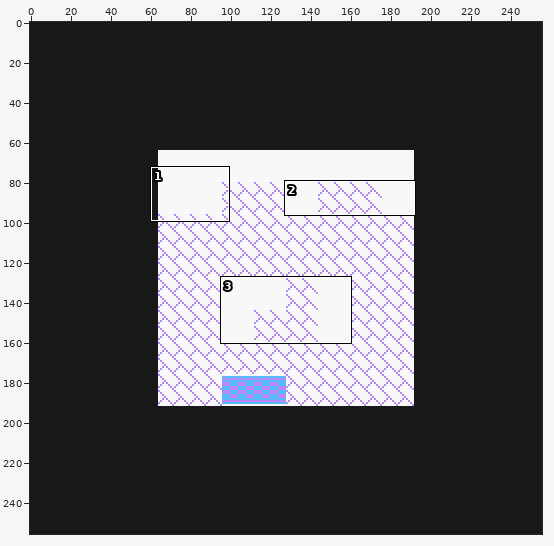
File history of a sprite sheet, res/textures/in_players_home_bot_groundLayer.png. Above: a wide view before the commit, with the close-up outlined.
Close-up. Before the commit:
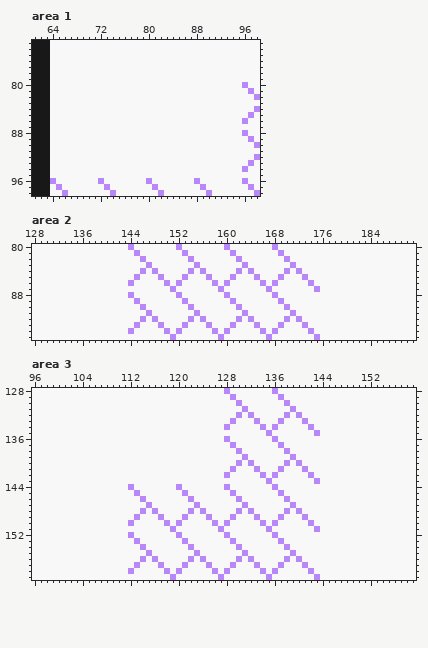
The file is 256x256 pixels. Shown: area 1: x 61..98, y 73..98; area 2: x 128..191, y 80..95; area 3: x 96..159, y 128..159.
Once edited:
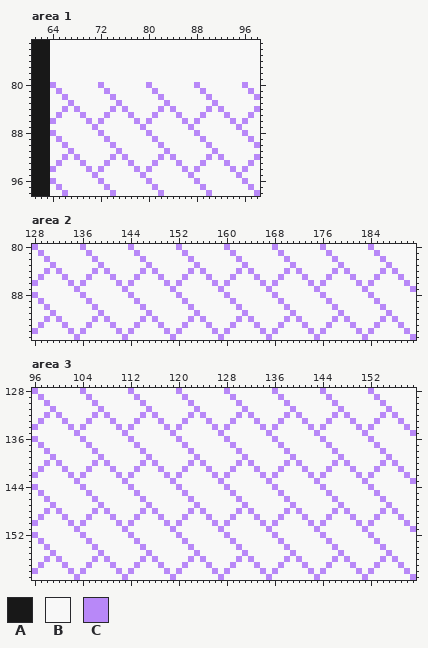
Palette (. is transparent): A #181818  B #f8f8f8  C #b888f8
Commit message: Created rival's home and started oak's lab
The exact change:
Changed rows in their new state; - is an unchanged pixel.
Area 1:
first column x 64:
80 C-------C-------C-------C-------
81 -C-------C-------C-------C------
82 --C-------C-------C-------C-----
83 ---C-------C-------C-------C----
84 --C-C-----C-C-----C-C-----C-C---
85 -C---C---C---C---C---C---C---C--
86 C-----C-C-----C-C-----C-C-----C-
87 -------C-------C-------C-------C
88 C-------C-------C-------C-------
89 -C-------C-------C-------C------
90 --C-------C-------C-------C-----
91 ---C-------C-------C-------C----
92 --C-C-----C-C-----C-C-----C-C---
93 -C---C---C---C---C---C---C---C--
94 C-----C-C-----C-C-----C-C-----C-
95 -------C-------C-------C-------C
Area 2:
first column x 128:
80 C-------C---------------------------------------C-------C-------
81 -C-------C---------------------------------------C-------C------
82 --C-------C---------------------------------------C-------C-----
83 ---C-------C---------------------------------------C-------C----
84 --C-C-----C-C-------------------------------------C-C-----C-C---
85 -C---C---C---C-----------------------------------C---C---C---C--
86 C-----C-C-----C---------------------------------C-----C-C-----C-
87 -------C-------C---------------------------------------C-------C
88 C-------C---------------------------------------C-------C-------
89 -C-------C---------------------------------------C-------C------
90 --C-------C---------------------------------------C-------C-----
91 ---C-------C---------------------------------------C-------C----
92 --C-C-----C-C-------------------------------------C-C-----C-C---
93 -C---C---C---C-----------------------------------C---C---C---C--
94 C-----C-C-----C---------------------------------C-----C-C-----C-
95 -------C-------C---------------------------------------C-------C
Area 3:
first column x 96:
128 C-------C-------C-------C-----------------------C-------C-------
129 -C-------C-------C-------C-----------------------C-------C------
130 --C-------C-------C-------C-----------------------C-------C-----
131 ---C-------C-------C-------C-----------------------C-------C----
132 --C-C-----C-C-----C-C-----C-C---------------------C-C-----C-C---
133 -C---C---C---C---C---C---C---C-------------------C---C---C---C--
134 C-----C-C-----C-C-----C-C-----C-----------------C-----C-C-----C-
135 -------C-------C-------C-------C-----------------------C-------C
136 C-------C-------C-------C-----------------------C-------C-------
137 -C-------C-------C-------C-----------------------C-------C------
138 --C-------C-------C-------C-----------------------C-------C-----
139 ---C-------C-------C-------C-----------------------C-------C----
140 --C-C-----C-C-----C-C-----C-C---------------------C-C-----C-C---
141 -C---C---C---C---C---C---C---C-------------------C---C---C---C--
142 C-----C-C-----C-C-----C-C-----C-----------------C-----C-C-----C-
143 -------C-------C-------C-------C-----------------------C-------C
144 C-------C---------------------------------------C-------C-------
145 -C-------C---------------------------------------C-------C------
146 --C-------C---------------------------------------C-------C-----
147 ---C-------C---------------------------------------C-------C----
148 --C-C-----C-C-------------------------------------C-C-----C-C---
149 -C---C---C---C-----------------------------------C---C---C---C--
150 C-----C-C-----C---------------------------------C-----C-C-----C-
151 -------C-------C---------------------------------------C-------C
152 C-------C---------------------------------------C-------C-------
153 -C-------C---------------------------------------C-------C------
154 --C-------C---------------------------------------C-------C-----
155 ---C-------C---------------------------------------C-------C----
156 --C-C-----C-C-------------------------------------C-C-----C-C---
157 -C---C---C---C-----------------------------------C---C---C---C--
158 C-----C-C-----C---------------------------------C-----C-C-----C-
159 -------C-------C---------------------------------------C-------C
